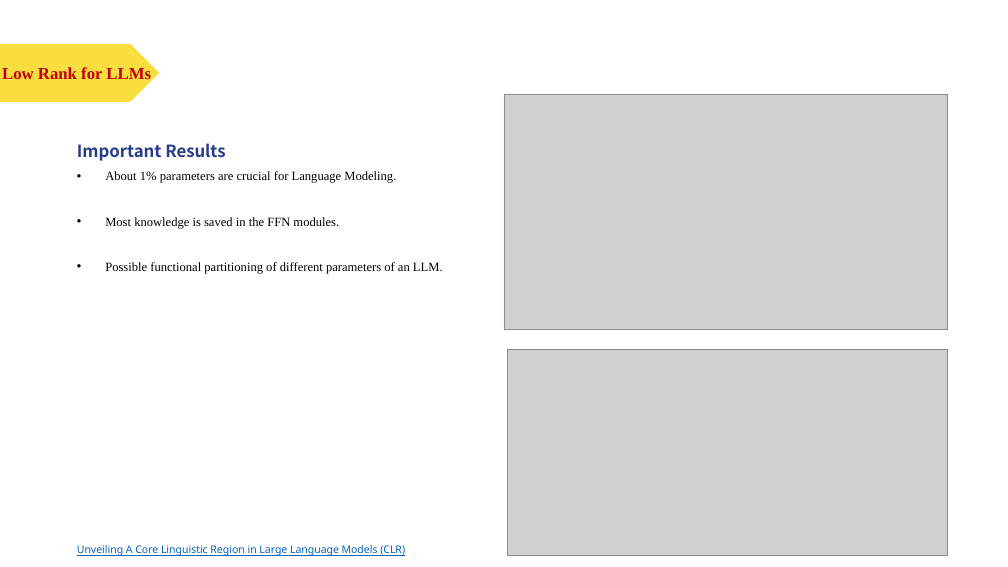
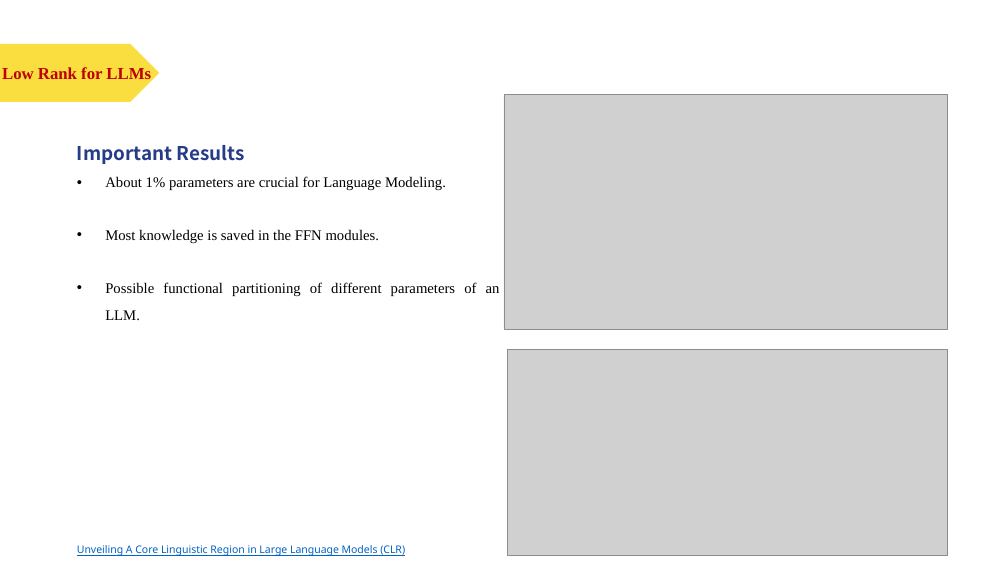
Before and after one commit to polarispw/MSBD5014-IP, a slide deck: slide 18 of docs/Matrix Factorization & LLM Compression.pptx (slide 17 before the commit). Drawn at 1008x567 pixels with LibreOffice and Linux fonts; fonts in the diff are those of the drawing; grey boxes stand for pictures. Boxes give left, top, right and bottom in pixels: in the first picture for what was removed or moved away, otherwise in the second. Text is boxed around its words. In the diff, an @@ line names an element or a change of style, - is before the commit and + after.

```diff
--- a/docs/Matrix Factorization & LLM Compression.pptx
+++ b/docs/Matrix Factorization & LLM Compression.pptx
@@ text "Important Results" at bbox=[77, 145, 500, 296]: size 16 to 18 pt in "Important Results"; size 12 to 14 pt in "About 1% parameters are crucial for Language ...", "Most knowledge is saved in the FFN ...", "Possible functional partitioning of different parameters of ..." @@
```
Also in this commit, not shown: 3 other slides changed, 3 slides added, 2 slides removed, 14 other files.
